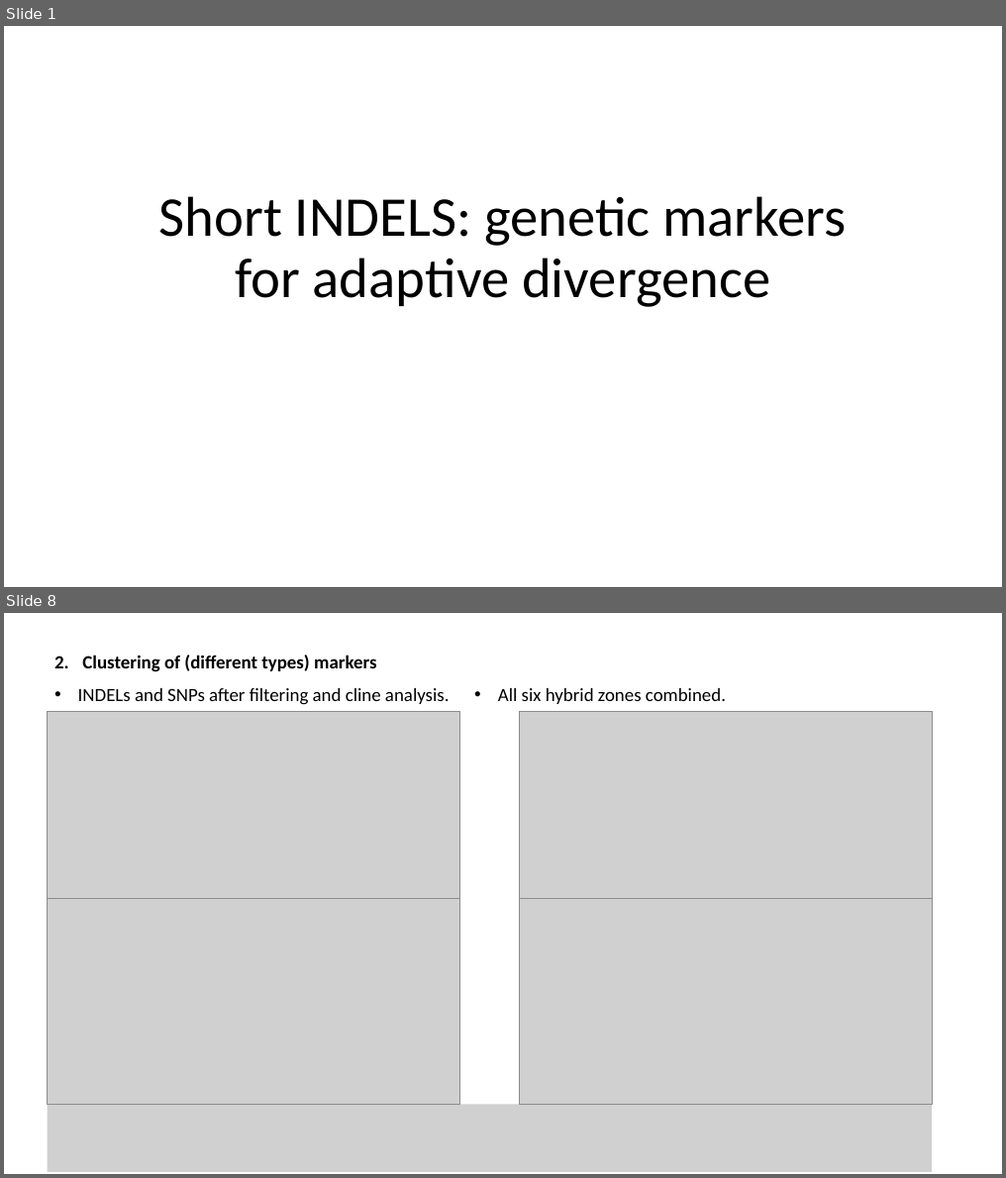
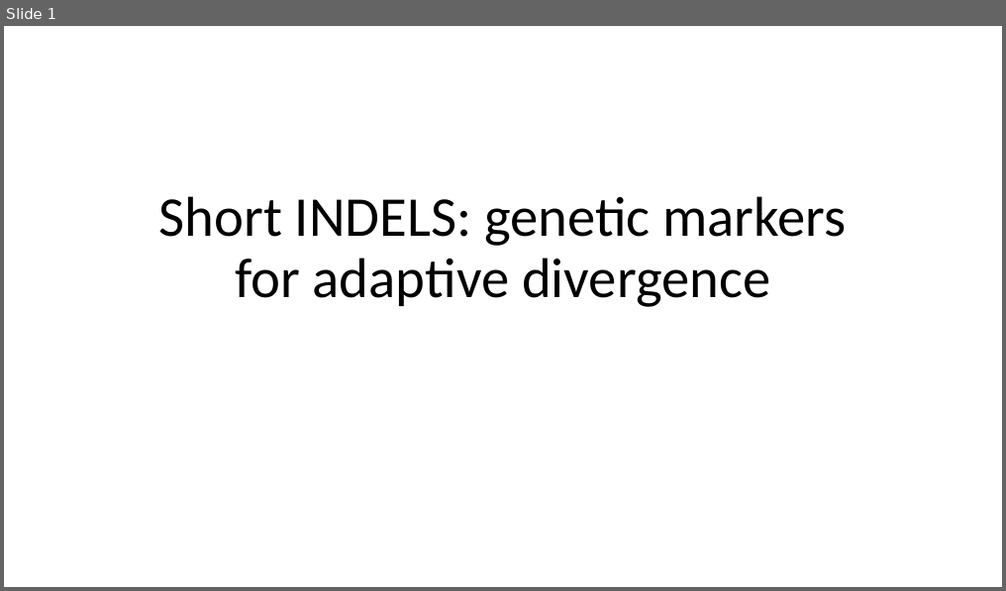
Before and after one commit to sam0per/Littorina_saxatilis_short_variants, a slide deck: short_genetic_variants/docs/short_indels_v02.pptx. Shown one above the other, each under a label of ours: slides 1 and 8 before the commit, slide 1 after it; the slides between them are not shown. The pictures are 1006x1178 and 1006x591 pixels, drawn with LibreOffice and Linux fonts; fonts in the diff are those of the drawing; grey boxes stand for pictures; background and template pictures are left out. Boxes give left, top, right and bottom in pixels: in the first picture for what was removed or moved away, otherwise in the second. Text is boxed around its words. In the diff, an @@ line names an element or a change of style, - is before the commit and + after.

```diff
--- a/short_genetic_variants/docs/short_indels_v02.pptx
+++ b/short_genetic_variants/docs/short_indels_v02.pptx
@@ slide 8 removed at <box>4,613,1002,1174</box>, background #FFFFFF @@
@@ text removed at <box>82,655,376,672</box> @@
-2. Clustering of (different types) markers
@@ text removed at <box>78,688,450,705</box> @@
-• INDELs and SNPs after filtering and cline analysis.
@@ text removed at <box>498,688,726,704</box> @@
-• All six hybrid zones combined.
@@ picture removed at <box>48,712,460,919</box> @@
@@ picture removed at <box>519,712,932,919</box> @@
@@ picture removed at <box>48,898,460,1105</box> @@
@@ picture removed at <box>519,898,932,1105</box> @@
@@ picture removed at <box>48,1104,933,1172</box> @@
```
Also in this commit, not shown: 5 slides changed, 5 slides added, 9 other slides removed, 6 other files.
